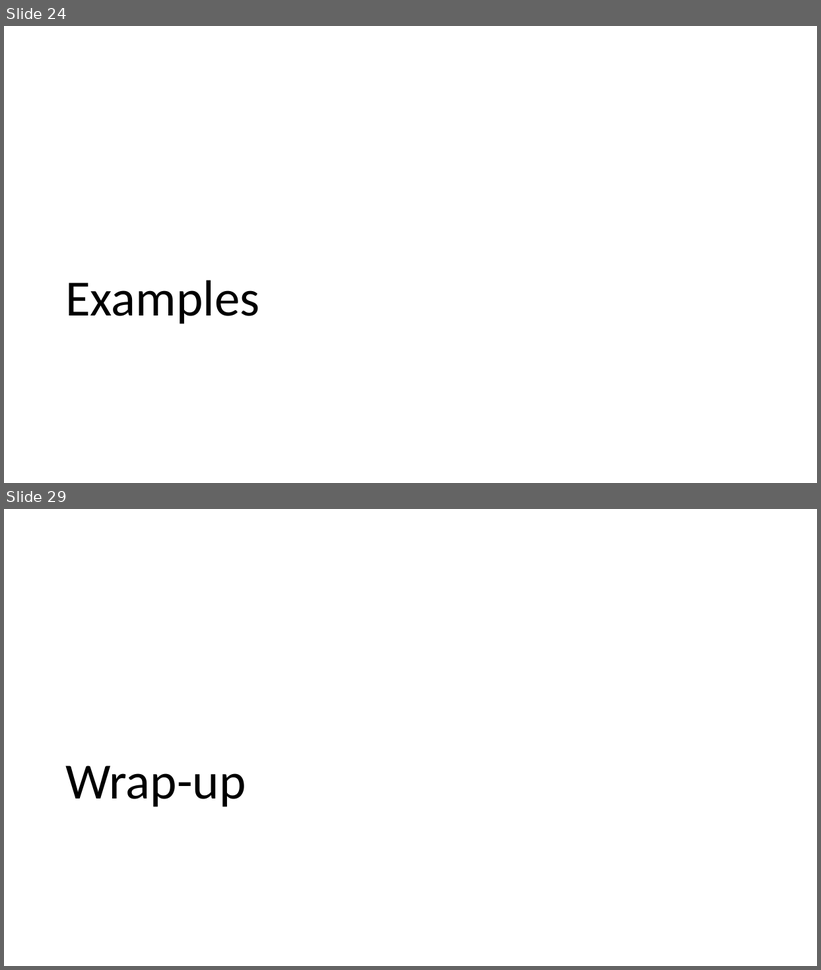
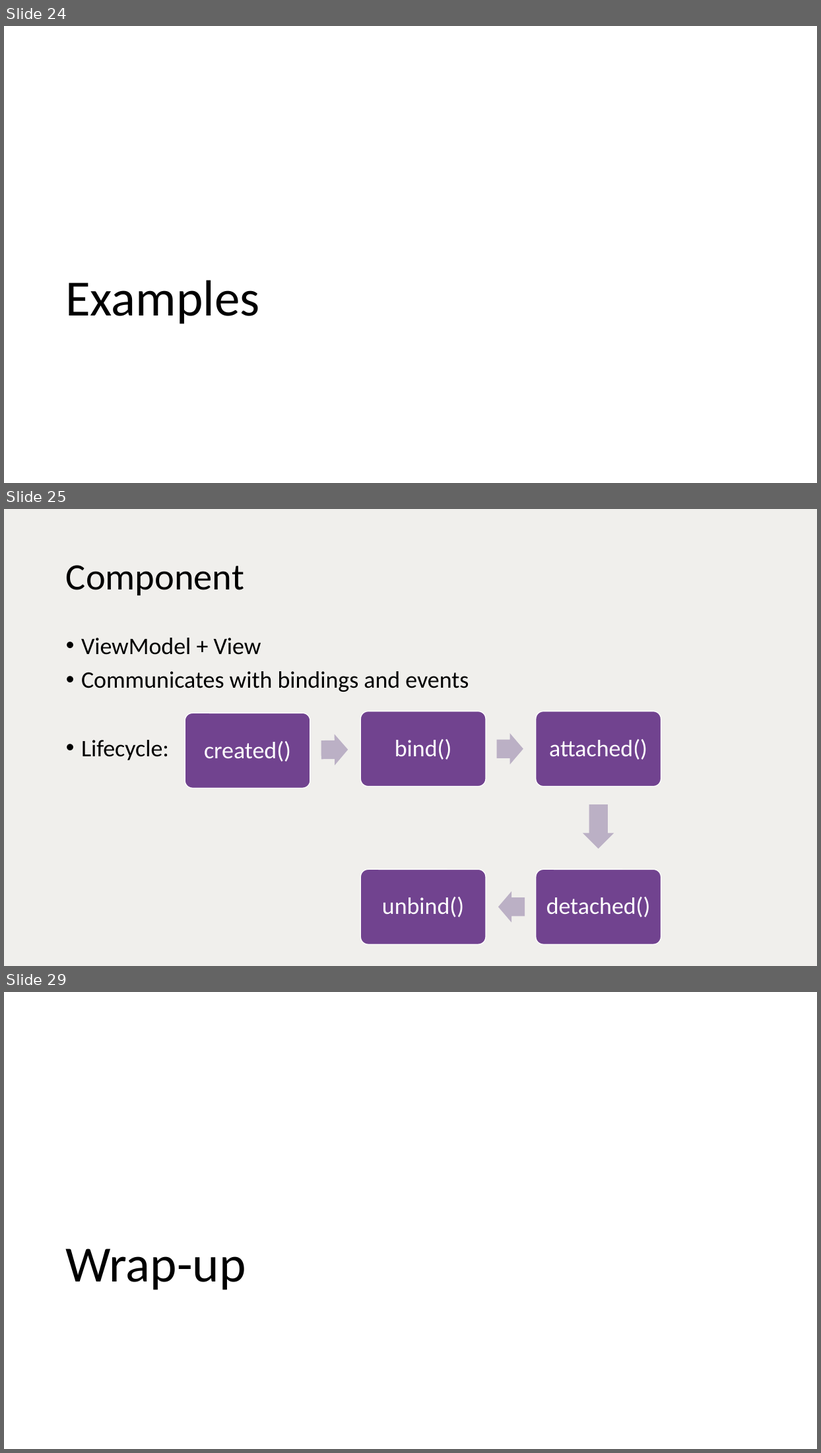
Before and after one commit to vuorinem/ADNUGTalk, a slide deck: Aurelia.pptm. Shown one above the other, each under a label of ours: slides 24 and 29 before the commit, slides 24, 25 and 29 after it; the slides between them are not shown. The pictures are 821x970 and 821x1453 pixels, drawn with LibreOffice and Linux fonts; fonts in the diff are those of the drawing. Boxes give left, top, right and bottom in pixels: in the first picture for what was removed or moved away, otherwise in the second. Text is boxed around its words. In the diff, an @@ line names an element or a change of style, - is before the commit and + after.

```diff
--- a/Aurelia.pptm
+++ b/Aurelia.pptm
@@ slide 25 added at box(4, 509, 817, 966), background #F0EFEC @@
@@ title added at box(66, 565, 244, 595), 44 pt, text #000000 @@
+Component
@@ text added at box(81, 638, 469, 760), 28 pt, text #000000 @@
+• ViewModel + View
+• Communicates with bindings and events
+• Lifecycle:
@@ group added at box(185, 712, 661, 945): 5 rounded rectangles, 5 texts, 4 right arrows @@
+created()
+bind()
+attached()
+detached()
+unbind()
```
Also in this commit, not shown: 10 slides changed, 1 slide removed.
